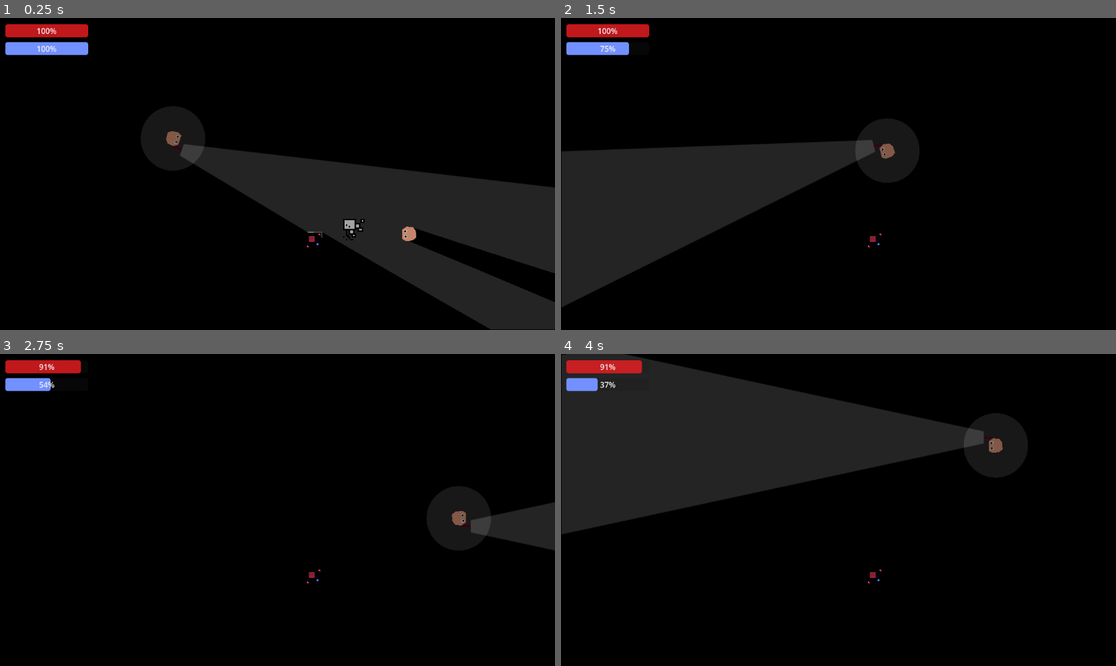
Above: before the commit, frames 1-4 (two rows, left to right).
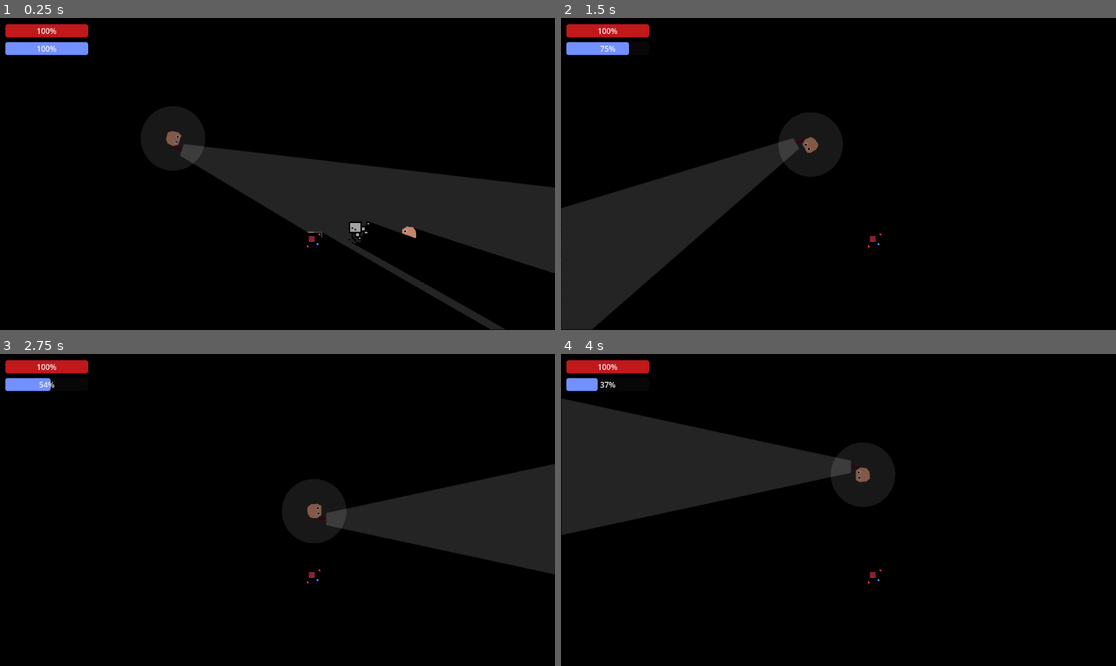
Above: after the commit, the same moments.

Repository: mncc8337/blashout
Game: Godot game, scene res://scenes/main.tscn
The game is run twice, just before and just after one commit, with the same random seed, the same clock (stepped at 60 frames per second) and the same inputs.
Inputs (mouse positions are in pixels of both pictures, inside the frame that each line leads up to):
- Up to frame 1 (0.25 s): no input
- Up to frame 2 (1.5 s): move the mouse to (960, 158) at 0.52 s; hold D (right) 0.53-1.28 s; hold Shift (run) 0.53-1.28 s; move the mouse to (727, 189) at 1.27 s; hold S (down) from 1.28 s (still down); tap Shift (run) at 1.35 s
- Up to frame 3 (2.75 s): move the mouse to (333, 441) at 2.02 s; release S (down) at 2.03 s; hold D (right) from 2.03 s (still down); hold Shift (run) from 2.03 s (still down)
- Up to frame 4 (4 s): move the mouse to (810, 572) at 2.77 s; release D (right) at 2.78 s; release Shift (run) at 2.78 s; hold W (up) 2.78-3.53 s; tap Shift (run) at 2.85 s; move the mouse to (1005, 556) at 3.52 s; hold A (left) from 3.53 s (still down); hold Shift (run) from 3.53 s (still down)

The runs differ from the first frame. In frame 1, 4.4% of the frame differs, in the area x 61-100%, y 64-100%; in frame 2, 7.0%; in frame 3, 5.2%; in frame 4, 11%, in the area x 0-80%, y 0-58%.

Commit message:
code refactor

Diff:
--- /dev/null
+++ b/scenes/foe.tscn
@@ -0,0 +1,23 @@
+[gd_scene load_steps=4 format=3 uid="uid://bycwegn7joe5n"]
+
+[ext_resource type="Script" path="res://scripts/foe.gd" id="1_w5fsp"]
+[ext_resource type="Texture2D" uid="uid://d0ou6idyolsw" path="res://imgs/foe.png" id="2_1wkg2"]
+
+[sub_resource type="OccluderPolygon2D" id="OccluderPolygon2D_7oyap"]
+cull_mode = 2
+polygon = PackedVector2Array(-8, -8, 7, -8, 7, -5, 4, -5, 4, -2, 6, -2, 6, 1, 2, 1, 1, 2, 1, 5, -1, 7, -6, 7, -8, 5)
+
+[node name="foe" type="CharacterBody2D"]
+position = Vector2(750, 448)
+scale = Vector2(3, 3)
+motion_mode = 1
+script = ExtResource("1_w5fsp")
+
+[node name="Sprite2D" type="Sprite2D" parent="."]
+texture = ExtResource("2_1wkg2")
+
+[node name="CollisionPolygon2D" type="CollisionPolygon2D" parent="."]
+polygon = PackedVector2Array(7, -8, -8, -8, -8, 7, -1, 7, 1, 5, 1.66667, 1.66666, 6, 1)
+
+[node name="LightOccluder2D" type="LightOccluder2D" parent="."]
+occluder = SubResource("OccluderPolygon2D_7oyap")
--- a/scenes/foe_.tscn
+++ /dev/null
@@ -1,13 +0,0 @@
-[gd_scene load_steps=2 format=3 uid="uid://bmornkppw6r7"]
-
-[ext_resource type="Texture2D" uid="uid://d0ou6idyolsw" path="res://imgs/foe.png" id="1_r8q3y"]
-
-[node name="foe" type="CharacterBody2D"]
-position = Vector2(750, 448)
-scale = Vector2(3, 3)
-
-[node name="CollisionPolygon2D" type="CollisionPolygon2D" parent="."]
-polygon = PackedVector2Array(7, -8, -8, -8, -8, 7, 6, 4)
-
-[node name="Sprite2D" type="Sprite2D" parent="CollisionPolygon2D"]
-texture = ExtResource("1_r8q3y")
--- a/scenes/main.tscn
+++ b/scenes/main.tscn
@@ -1,11 +1,10 @@
-[gd_scene load_steps=15 format=3 uid="uid://l0v0ojsdp6s8"]
+[gd_scene load_steps=14 format=3 uid="uid://l0v0ojsdp6s8"]
 
 [ext_resource type="PackedScene" uid="uid://cs0scqiespkx4" path="res://scenes/player.tscn" id="1_ir80p"]
 [ext_resource type="PackedScene" uid="uid://biy8681uytdb" path="res://scenes/wall.tscn" id="2_222mk"]
 [ext_resource type="Script" path="res://scripts/UI.gd" id="3_cbocj"]
-[ext_resource type="PackedScene" uid="uid://biwhw5vahhhie" path="res://scenes/blck.tscn" id="4_661in"]
-[ext_resource type="Script" path="res://scripts/foe.gd" id="5_bh00k"]
-[ext_resource type="Texture2D" uid="uid://d0ou6idyolsw" path="res://imgs/foe.png" id="6_pcyax"]
+[ext_resource type="PackedScene" path="res://scenes/blck.tscn" id="4_661in"]
+[ext_resource type="PackedScene" uid="uid://bycwegn7joe5n" path="res://scenes/foe.tscn" id="5_2h47a"]
 
 [sub_resource type="OccluderPolygon2D" id="OccluderPolygon2D_f5l68"]
 cull_mode = 1
@@ -143,14 +142,6 @@
 [node name="block" parent="." instance=ExtResource("4_661in")]
 position = Vector2(651, 462)
 
-[node name="foe" type="CharacterBody2D" parent="."]
-position = Vector2(750, 448)
-scale = Vector2(3, 3)
-motion_mode = 1
-script = ExtResource("5_bh00k")
+[node name="foes" type="Node" parent="."]
 
-[node name="CollisionPolygon2D" type="CollisionPolygon2D" parent="foe"]
-polygon = PackedVector2Array(7, -8, -8, -8, -8, 7, 6, 4)
-
-[node name="Sprite2D" type="Sprite2D" parent="foe/CollisionPolygon2D"]
-texture = ExtResource("6_pcyax")
+[node name="foe" parent="foes" instance=ExtResource("5_2h47a")]
--- a/scripts/foe.gd
+++ b/scripts/foe.gd
@@ -1,22 +1,18 @@
 extends CharacterBody2D
 
 
-var SPEED = 60.0
+var SPEED = 600.0
 var V = Vector2.ZERO
-#var self_ = $"."
-@onready var player = $"../player"
+@onready var player = $"../../player"
 
 func _physics_process(delta):
 	var player_pos = player.global_position
-	move(player_pos, delta)
+	move_to(player_pos, delta)
 
-
-func move(f_target, delta):
-	var a_direction = (f_target-self.global_position).normalized()
-	velocity = a_direction * SPEED
-	var delta_v = (velocity-V) * delta
-	velocity+=delta_v
-	if a_direction.x > 0:
-		self.global_transform.x = Vector2(-3,0)
-	else: self.global_transform.x = Vector2(3,0)
+func move_to(f_target, delta):
+	var a_direction = (f_target - self.global_position).normalized()
+	velocity = a_direction * SPEED * delta
+	#if a_direction.x > 0:
+	# 	self.global_transform.x = Vector2(-3,0)
+	# else: self.global_transform.x = Vector2(3,0)
 	move_and_slide()
--- a/scripts/player.gd
+++ b/scripts/player.gd
@@ -1,6 +1,6 @@
 extends CharacterBody2D
 
-const SPEED = 20.0
+const SPEED = 600.0
 const FRICTION = 0.1
 
 var viewport
@@ -13,9 +13,6 @@
 var stamina = 100
 var is_exhausted = false
 
-@onready var foe =  $"../foe"
-
-
 func _ready():
 	viewport = get_viewport()
 	camera = viewport.get_camera_2d()
@@ -23,7 +20,6 @@
 func _physics_process(delta):
 	var dir = Vector2.ZERO
 	var speed_multiplier = 1
-	var receive_dmg_range = (self.global_position - foe.global_position).abs()
 	if Input.is_action_pressed("up"):
 		dir += Vector2(0, -1)
 	if Input.is_action_pressed("down"):
@@ -40,7 +36,8 @@
 		speed_multiplier = clamp((stamina + 10) / 100, 0, 1)
 	if is_running:
 		speed_multiplier = 2.5
-	velocity += dir.normalized() * SPEED * speed_multiplier
+	print(delta)
+	velocity += dir.normalized() * SPEED * speed_multiplier * delta
 
 	if dir == Vector2.ZERO or speed_multiplier < 0.5:
 		if stamina < 100:
@@ -54,10 +51,6 @@
 			is_exhausted = true
 			stamina = 0
 
-	if receive_dmg_range.x + receive_dmg_range.y < 100:
-		health-=0.2
-
-
 	if dir == Vector2.ZERO or !is_running:
 		look_at(viewport.get_mouse_position() + camera.position)
 	else:
